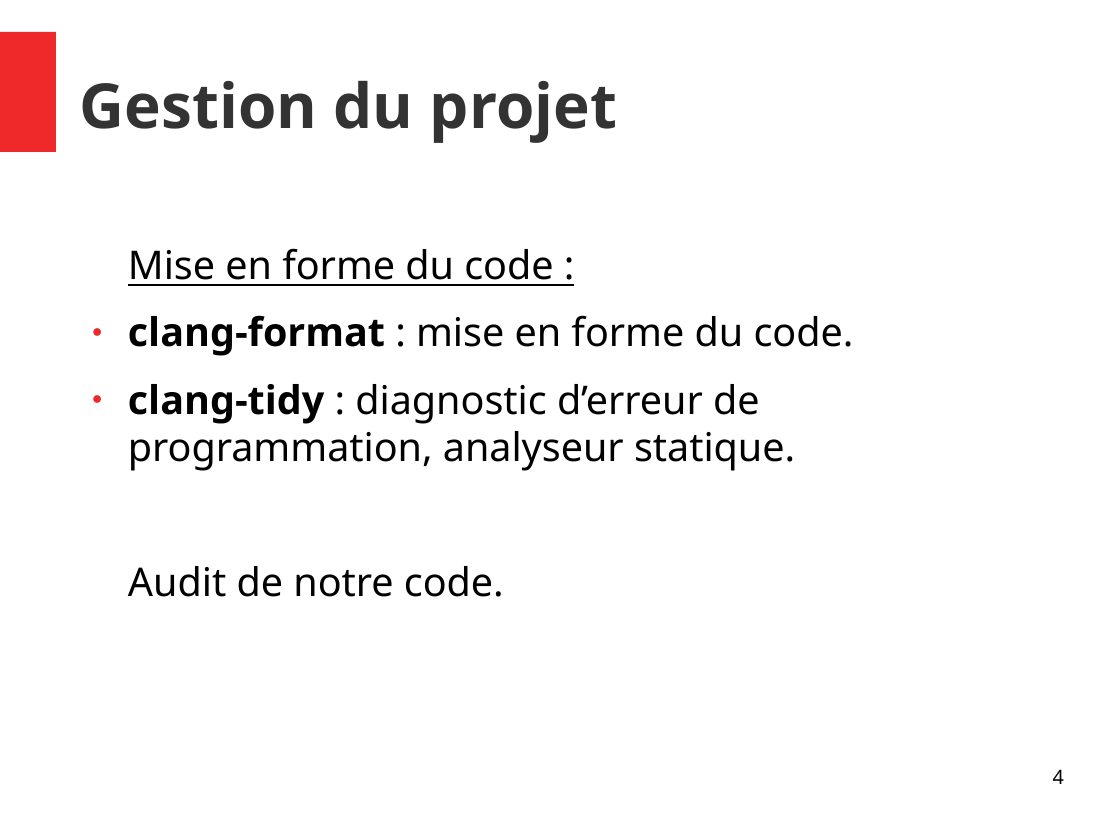
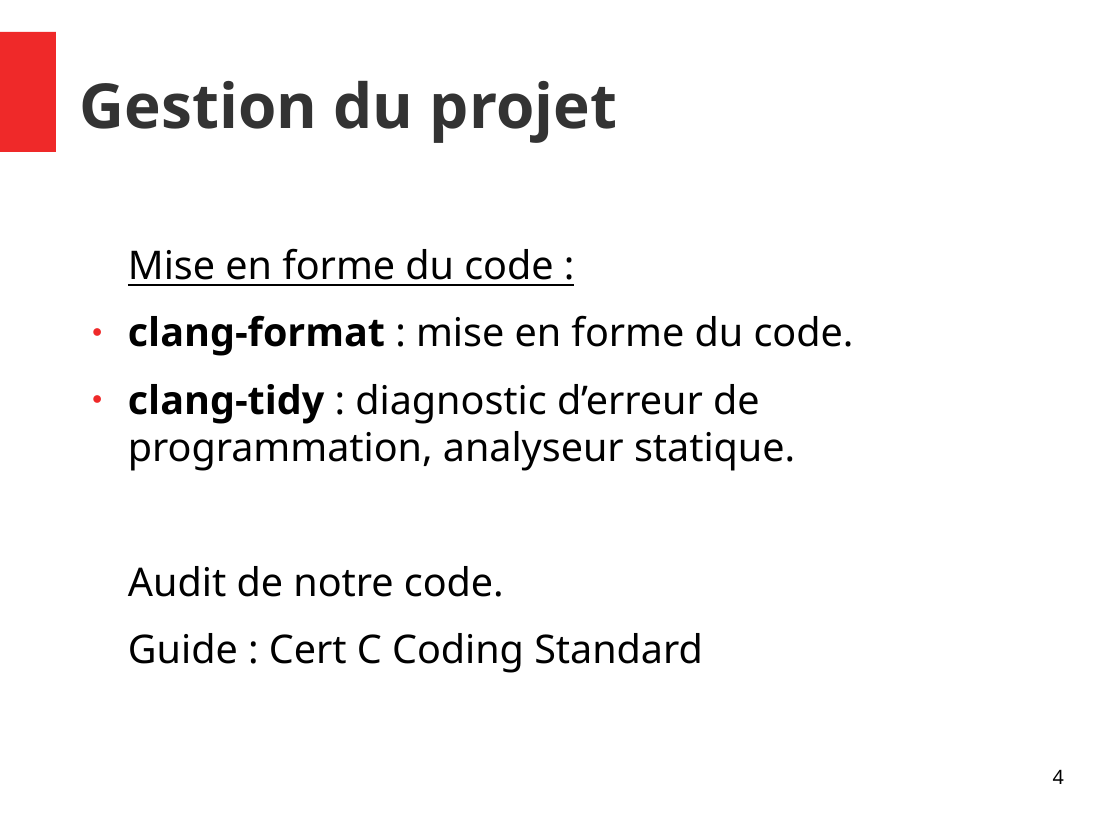
Before and after one commit to Allard-Chris/Aria, a slide deck: slide 4 of docs/[M2CSI]_ICP_Aria_Allard_Aulagnier.odp. Drawn at 1120x840 pixels with LibreOffice and Linux fonts; fonts in the diff are those of the drawing. Boxes give left, top, right and bottom in pixels: in the first picture for what was removed or moved away, otherwise in the second. Text is boxed around its words. In the diff, an @@ line names an element or a change of style, - is before the commit and + after.

```diff
--- a/docs/[M2CSI]_ICP_Aria_Allard_Aulagnier.odp
+++ b/docs/[M2CSI]_ICP_Aria_Allard_Aulagnier.odp
@@ text at [128,633,703,673]: paragraph added @@
+Guide : Cert C Coding Standard
```
Also in this commit, not shown: 8 other slides changed, 2 slides removed.
